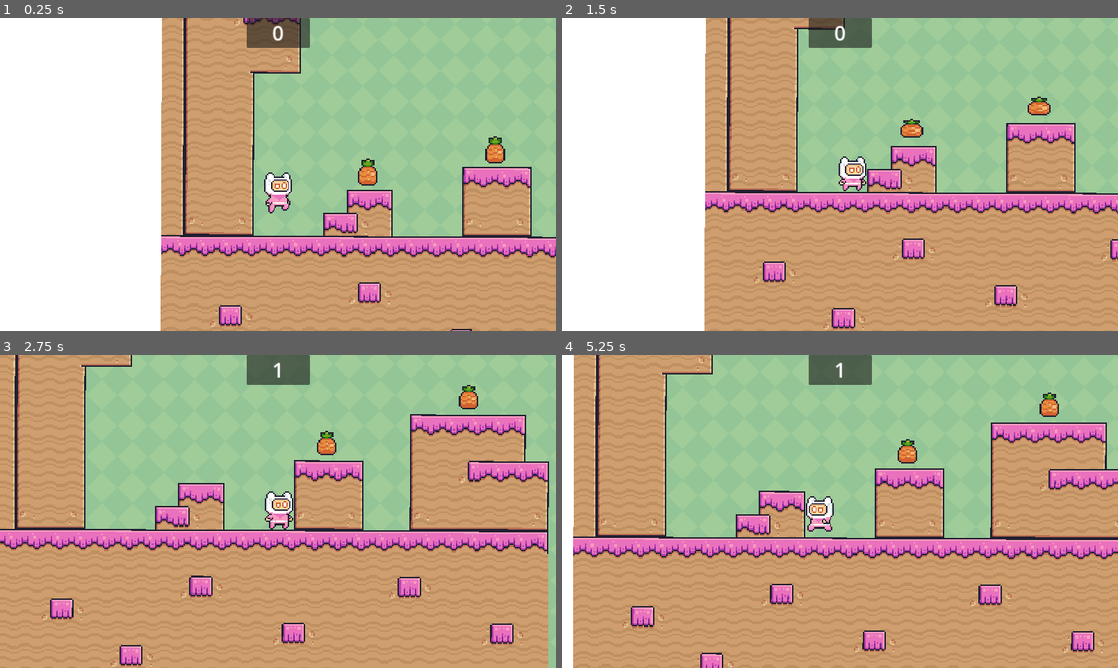
Above: before the commit, frames 1-4 (two rows, left to right).
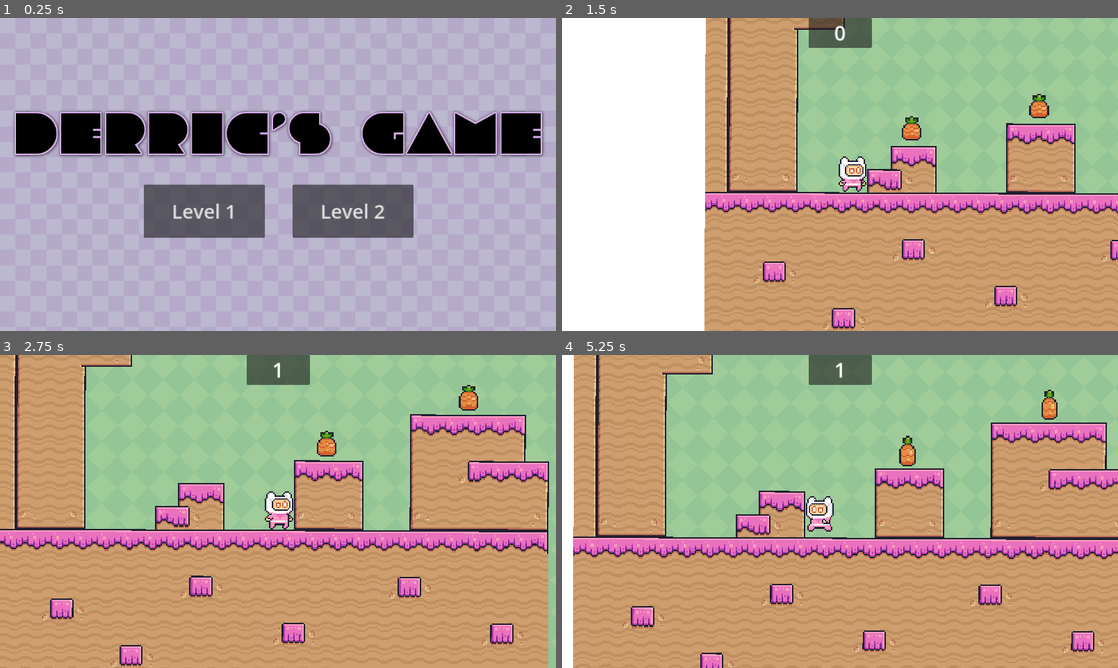
Above: after the commit, the same moments.

Repository: ddulatre/Derrics-Final-CS20
Game: Godot game, scene res://scenes/main_menu.tscn
Same seed, same stepped clock (60 frames per second), same inputs: the game is played once before the commit and once after it. Before the commit the project starts from res://scenes/level 2.tscn.
Inputs (mouse positions are in pixels of both pictures, inside the frame that each line leads up to):
- Up to frame 1 (0.25 s): no input
- Up to frame 2 (1.5 s): click (912, 212) at 0.5 s, where only the run after the commit has a clickable "Level 2"; hold D (right) from 1.28 s (still down)
- Up to frame 3 (2.75 s): keep holding D (right); tap W (jump) at 1.52, 2.27 s
- Up to frame 4 (5.25 s): release D (right) at 2.78 s; hold Left (left) 2.78-3.53 s; hold D (right) 3.53-5.03 s; tap W (jump) at 3.77, 4.52 s; hold Left (left) from 5.03 s (still down)

The runs differ from the first frame. In frame 1, 100% of the frame differs, in the area x 0-100%, y 0-100%; in frame 2, 1.7%; in frame 3, less than 0.1%; in frame 4, 0.4%.

Commit message:
Add files via upload

Diff:
--- a/2D godot game/project.godot
+++ b/2D godot game/project.godot
@@ -11,7 +11,7 @@
 [application]
 
 config/name="2D Godot Game"
-run/main_scene="res://scenes/level 2.tscn"
+run/main_scene="res://scenes/main_menu.tscn"
 config/features=PackedStringArray("4.2", "Mobile")
 config/icon="res://icon.svg"
 
--- /dev/null
+++ b/2D godot game/scenes/finish.gd
@@ -0,0 +1,7 @@
+extends Area2D
+
+@export var target_level : PackedScene
+
+func _on_body_entered(body):
+	if (body.name == "CharacterBody2D"):
+		get_tree().change_scene_to_packed(target_level)
--- a/2D godot game/scenes/finish.tscn
+++ b/2D godot game/scenes/finish.tscn
@@ -1,11 +1,13 @@
-[gd_scene load_steps=3 format=3 uid="uid://l0tb0hyrbhx0"]
+[gd_scene load_steps=4 format=3 uid="uid://l0tb0hyrbhx0"]
 
+[ext_resource type="Script" path="res://scenes/finish.gd" id="1_87bxh"]
 [ext_resource type="Texture2D" uid="uid://ybub4yrg6kue" path="res://scenes/End (Idle).png" id="1_j8306"]
 
 [sub_resource type="RectangleShape2D" id="RectangleShape2D_kq16e"]
 size = Vector2(45.8868, 44.177)
 
 [node name="Finish" type="Area2D"]
+script = ExtResource("1_87bxh")
 
 [node name="Sprite2D" type="Sprite2D" parent="."]
 texture_filter = 1
@@ -17,3 +19,5 @@
 position = Vector2(21, 42)
 scale = Vector2(1.65625, 1.76563)
 shape = SubResource("RectangleShape2D_kq16e")
+
+[connection signal="body_entered" from="." to="." method="_on_body_entered"]
--- a/2D godot game/scenes/level 1.tscn
+++ b/2D godot game/scenes/level 1.tscn
@@ -6,6 +6,7 @@
 [ext_resource type="PackedScene" uid="uid://b38lsptprrmib" path="res://scenes/Main Character.tscn" id="4_8l56k"]
 [ext_resource type="PackedScene" uid="uid://skwhdjxjq8w2" path="res://scenes/pineapple.tscn" id="5_aau88"]
 [ext_resource type="PackedScene" uid="uid://l0tb0hyrbhx0" path="res://scenes/finish.tscn" id="6_6xghn"]
+[ext_resource type="PackedScene" uid="uid://d2kd0lg5gxycd" path="res://scenes/level 2.tscn" id="7_jt6bn"]
 
 [sub_resource type="TileSetAtlasSource" id="TileSetAtlasSource_q00ks"]
 texture = ExtResource("3_q7xb7")
@@ -549,6 +550,7 @@
 
 [node name="Finish" parent="SceneObjects" instance=ExtResource("6_6xghn")]
 position = Vector2(2909, 504)
+target_level = ExtResource("7_jt6bn")
 
 [node name="UI" type="CanvasLayer" parent="."]
 
--- a/2D godot game/scenes/level 2.tscn
+++ b/2D godot game/scenes/level 2.tscn
@@ -4,9 +4,9 @@
 [ext_resource type="Texture2D" uid="uid://c4qxv4e6bklvx" path="res://Green.png" id="2_ywxj4"]
 [ext_resource type="Texture2D" uid="uid://dhj23pgdr8b73" path="res://Terrain (16x16).png" id="3_de0m6"]
 [ext_resource type="PackedScene" uid="uid://b38lsptprrmib" path="res://scenes/Main Character.tscn" id="4_eyknn"]
-[ext_resource type="Script" path="res://scenes/pineapple.gd" id="5_cjfqw"]
 [ext_resource type="PackedScene" uid="uid://skwhdjxjq8w2" path="res://scenes/pineapple.tscn" id="5_o2t6n"]
 [ext_resource type="PackedScene" uid="uid://l0tb0hyrbhx0" path="res://scenes/finish.tscn" id="6_58o28"]
+[ext_resource type="PackedScene" uid="uid://b4356rfy2bfua" path="res://scenes/main_menu.tscn" id="7_gmff0"]
 
 [sub_resource type="TileSetAtlasSource" id="TileSetAtlasSource_q00ks"]
 texture = ExtResource("3_de0m6")
@@ -506,7 +506,6 @@
 position_smoothing_speed = 7.0
 
 [node name="Pineapple Group" type="Node" parent="SceneObjects"]
-script = ExtResource("5_cjfqw")
 
 [node name="Pineapple" parent="SceneObjects/Pineapple Group" instance=ExtResource("5_o2t6n")]
 position = Vector2(340, 412)
@@ -601,8 +600,21 @@
 [node name="Pineapple31" parent="SceneObjects/Pineapple Group" instance=ExtResource("5_o2t6n")]
 position = Vector2(958, -334)
 
+[node name="Pineapple32" parent="SceneObjects/Pineapple Group" instance=ExtResource("5_o2t6n")]
+position = Vector2(-7, -261)
+
+[node name="Pineapple33" parent="SceneObjects/Pineapple Group" instance=ExtResource("5_o2t6n")]
+position = Vector2(1419, -649)
+
+[node name="Pineapple34" parent="SceneObjects/Pineapple Group" instance=ExtResource("5_o2t6n")]
+position = Vector2(1684, 607)
+
+[node name="Pineapple35" parent="SceneObjects/Pineapple Group" instance=ExtResource("5_o2t6n")]
+position = Vector2(2091, 800)
+
 [node name="Finish" parent="SceneObjects" instance=ExtResource("6_58o28")]
 position = Vector2(2908, 459)
+target_level = ExtResource("7_gmff0")
 
 [node name="UI" type="CanvasLayer" parent="."]
 
@@ -627,15 +639,3 @@
 text = "0"
 horizontal_alignment = 1
 vertical_alignment = 1
-
-[node name="Pineapple" parent="." instance=ExtResource("5_o2t6n")]
-position = Vector2(-7, -261)
-
-[node name="Pineapple2" parent="." instance=ExtResource("5_o2t6n")]
-position = Vector2(1419, -649)
-
-[node name="Pineapple3" parent="." instance=ExtResource("5_o2t6n")]
-position = Vector2(1684, 607)
-
-[node name="Pineapple4" parent="." instance=ExtResource("5_o2t6n")]
-position = Vector2(2091, 800)
--- /dev/null
+++ b/2D godot game/scenes/main_menu.gd
@@ -0,0 +1,19 @@
+extends Node
+
+
+# Called when the node enters the scene tree for the first time.
+func _ready():
+	pass # Replace with function body.
+
+
+# Called every frame. 'delta' is the elapsed time since the previous frame.
+func _process(delta):
+	pass
+
+
+func _on_level_1_pressed():
+	get_tree().change_scene_to_file("res://scenes/level 1.tscn")
+
+
+func _on_level_2_pressed():
+	get_tree().change_scene_to_file("res://scenes/level 2.tscn")
--- a/2D godot game/scenes/main_menu.tscn
+++ b/2D godot game/scenes/main_menu.tscn
@@ -1,9 +1,11 @@
-[gd_scene load_steps=3 format=3 uid="uid://b4356rfy2bfua"]
+[gd_scene load_steps=4 format=3 uid="uid://b4356rfy2bfua"]
 
 [ext_resource type="Texture2D" uid="uid://buikuympxvvtt" path="res://scenes/Purple.png" id="1_034ov"]
+[ext_resource type="Script" path="res://scenes/main_menu.gd" id="1_mvofp"]
 [ext_resource type="Texture2D" uid="uid://b7sv0do8xkqiu" path="res://scenes/cooltext450949481610176.png" id="2_xobjf"]
 
 [node name="MainMenu" type="Node"]
+script = ExtResource("1_mvofp")
 
 [node name="TextureRect2" type="TextureRect" parent="."]
 texture_filter = 1
@@ -22,9 +24,46 @@
 anchor_right = 0.5
 anchor_bottom = 0.5
 offset_left = -554.5
-offset_top = -53.5
+offset_top = -139.5
 offset_right = 554.5
-offset_bottom = 53.5
+offset_bottom = -32.5
 grow_horizontal = 2
 grow_vertical = 2
 texture = ExtResource("2_xobjf")
+
+[node name="level1" type="Button" parent="."]
+anchors_preset = 8
+anchor_left = 0.5
+anchor_top = 0.5
+anchor_right = 0.5
+anchor_bottom = 0.5
+offset_left = -278.0
+offset_top = 21.0
+offset_right = -27.0
+offset_bottom = 131.0
+grow_horizontal = 2
+grow_vertical = 2
+size_flags_horizontal = 4
+size_flags_vertical = 4
+theme_override_font_sizes/font_size = 40
+text = "Level 1"
+
+[node name="level2" type="Button" parent="."]
+anchors_preset = 8
+anchor_left = 0.5
+anchor_top = 0.5
+anchor_right = 0.5
+anchor_bottom = 0.5
+offset_left = 30.0
+offset_top = 21.0
+offset_right = 281.0
+offset_bottom = 131.0
+grow_horizontal = 2
+grow_vertical = 2
+size_flags_horizontal = 4
+size_flags_vertical = 4
+theme_override_font_sizes/font_size = 40
+text = "Level 2"
+
+[connection signal="pressed" from="level1" to="." method="_on_level_1_pressed"]
+[connection signal="pressed" from="level2" to="." method="_on_level_2_pressed"]
--- a/2D godot game/scenes/pineapple.gd
+++ b/2D godot game/scenes/pineapple.gd
@@ -1,7 +1,6 @@
 extends Area2D
 
 @onready var game_manager = %GameManager
-
 
 func _on_body_entered(body):
 	if (body.name == "CharacterBody2D"):
Not shown: 1 places in 2D godot game/scenes/level 1.tscn that only renumber resources
